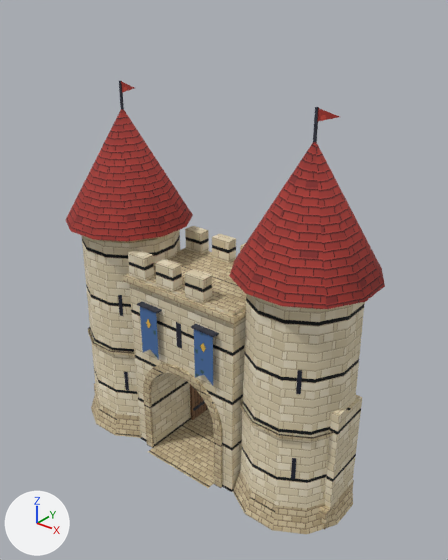
Two versions of the glTF model godot/assets/blender/town_gate_1.glb, one commit apart.
Rendered twice from a 50 mm lens placed at (13.06, -15.49, 17.23), pointed at (0.53, 0.18, 7.51). The axes (+X, +Y, +Z) are drawn at lower left. The lights are the same throughout. The picture after the commit comes second. Vertices at exactly the same position are counted once.

Names of what the first picture shows: 'town_gate_2'.
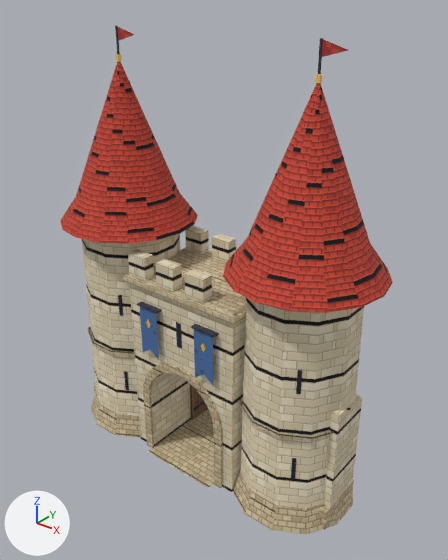
Location of each change, [x1, y1, x2, y2] in pixels of the pictures (448 x 560 px; the box of a moved part takes in the faces that stretch with it):
'town_gate_2', reshaped (12% taller)
    before: [66, 81, 385, 534]
    after: [60, 25, 393, 534]
part 1 of me_town_gate_2, moved or reshaped
    before: [119, 81, 124, 110]
    after: [115, 25, 120, 54]
part 2 of me_town_gate_2, moved or reshaped
    before: [313, 107, 319, 143]
    after: [318, 38, 323, 74]
part 3 of me_town_gate_2, rebuilt (9% wider, 38% taller)
    before: [66, 109, 193, 241]
    after: [60, 62, 198, 244]
part 4 of me_town_gate_2, rebuilt (9% wider, 38% taller)
    before: [229, 142, 385, 309]
    after: [223, 83, 393, 313]
part 5 of me_town_gate_2, added
    after: [315, 74, 322, 83]
part 6 of me_town_gate_2, deleted
    before: [121, 82, 134, 92]
part 7 of me_town_gate_2, deleted
    before: [317, 108, 339, 122]
part 8 of me_town_gate_2, added
    after: [117, 26, 348, 57]

What the commit changed:
Picture 'pw_brass' (img_pw_brass) is new.
Picture 'pw_tile_red' (img_pw_tile_red) is new.
Material 'pw_brass' (mat_pw_brass) is new.
Its texture is img_pw_brass.
Its roughness is 0.9.
Material 'pw_tile_red' (mat_pw_tile_red) is new.
Its texture is img_pw_tile_red.
Its roughness is 0.9.
me_town_gate_2 is used by ob_town_gate_2; location (0.0, 0.0, 0.0).
Verts and faces of me_town_gate_2; kept vertices keep their numbers, new ones are numbered from 2336.
me_town_gate_2 had 2336 vertices, 3458 faces and spanned x -6.37..6.37, y -2.37..2.37, z 0.0..14.0.
me_town_gate_2 now has 2512 vertices, 3774 faces and spans x -6.65..6.65, y -2.65..2.65, z 0.0..15.8.
me_town_gate_2 part 1: the loose piece of 18 vertices spanning x -4.04..-3.96, y -0.04..0.04, z 13.0..14.0 is scaled about its middle by (0.75, 0.75, 1.1), then moved by (0.0, 0.0, 1.75).
me_town_gate_2 part 2: the loose piece of 18 vertices spanning x 3.96..4.04, y -0.04..0.04, z 13.0..14.0 is scaled about its middle by (0.75, 0.75, 1.1), then moved by (0.0, 0.0, 1.75).
me_town_gate_2 part 3: the loose piece of 25 vertices spanning x -6.37..-1.63, y -2.37..2.37, z 8.9..13.1 is rebuilt with 73 vertices and now spans x -6.65..-1.35, y -2.65..2.65, z 8.9..14.7.
me_town_gate_2 part 4: the loose piece of 25 vertices spanning x 1.63..6.37, y -2.37..2.37, z 8.9..13.1 is rebuilt with 73 vertices and now spans x 1.35..6.65, y -2.65..2.65, z 8.9..14.7.
me_town_gate_2 part 5: a new loose piece of 40 vertices spanning x 3.91..4.09, y -0.09..0.09, z 14.65..14.88.
me_town_gate_2 part 6: the loose piece of 3 vertices spanning x -3.96..-3.25, y 0.0, z 13.6..13.98 is deleted.
me_town_gate_2 part 7: the loose piece of 3 vertices spanning x 4.04..4.75, y 0.0, z 13.6..13.98 is deleted.
Part 8, on me_town_gate_2:
New vertex 2336 is at (-3.97, 0.0, 15.32), pixel (118, 40).
New vertex 2337 is at (-3.97, 0.01, 15.32), pixel (118, 40).
New vertex 2338 is at (4.03, 0.0, 15.32), pixel (321, 57).
New vertex 2339 is at (4.03, 0.01, 15.32), pixel (321, 57).
New vertices 2340 to 2343 stand at vertices 2336 to 2339, in that order, plus (0.0, 0.0, 0.46).
New vertices 2344 to 2347 stand at vertices 2340 to 2343, in that order, plus (0.82, 0.0, -0.23).
New faces: (2336, 2344, 2340), (2337, 2341, 2345), (2338, 2346, 2342), (2339, 2343, 2347) (mat_pw_cloth_red (picture img_pw_cloth_red)).
Other edits to the shape of me_town_gate_2 do not show in these pictures.
me_town_gate_2 no longer uses material mat_pw_roof_red (picture img_pw_roof_red).
me_town_gate_2 gains material mat_pw_tile_red (picture img_pw_tile_red).
me_town_gate_2 gains material mat_pw_brass (picture img_pw_brass).
